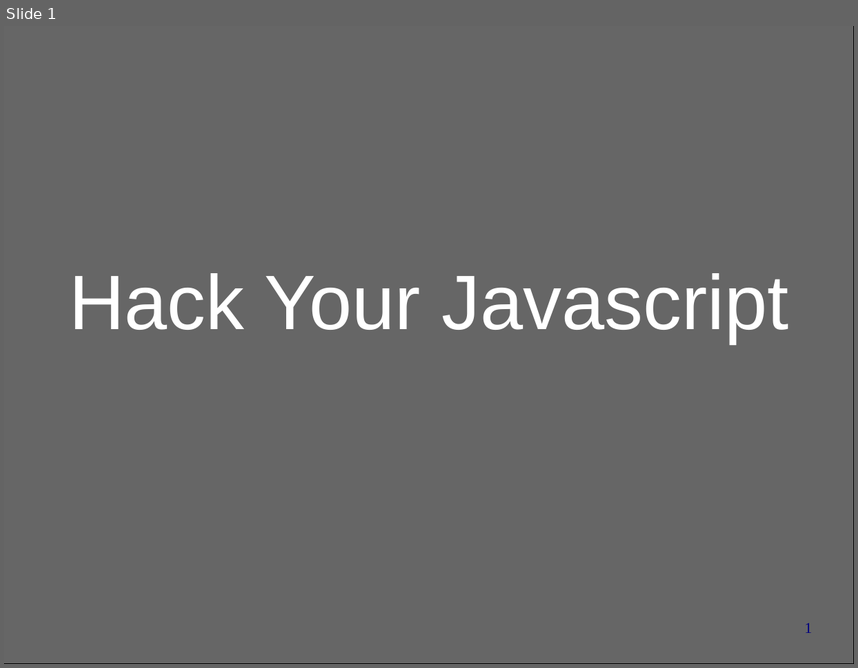
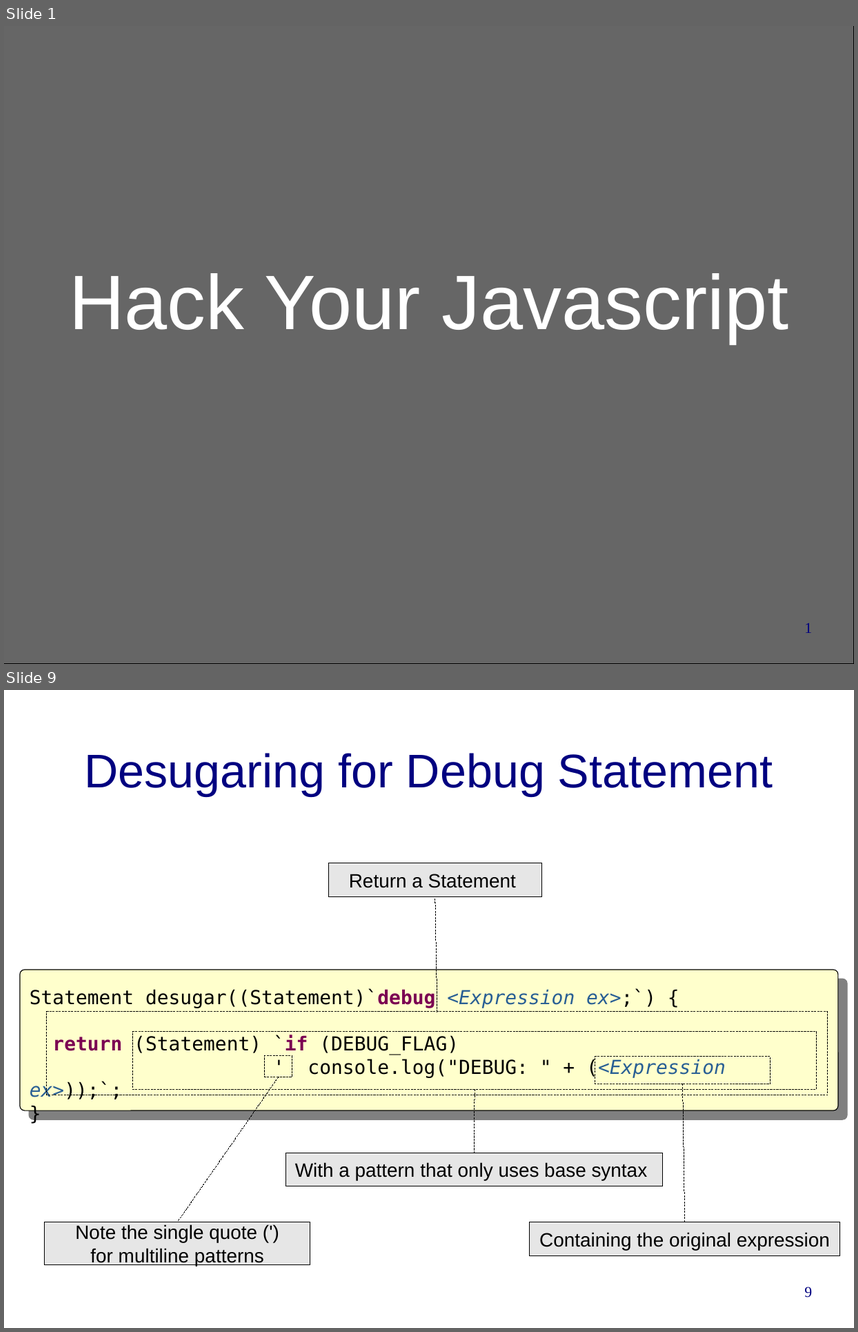
Before and after one commit to cwi-swat/rascal-course-pldi-2015, a slide deck: presentations/HackYourJavascript.odp. Shown one above the other, each under a label of ours: slide 1 before the commit, slides 1 and 9 after it; the slides between them are not shown. The pictures are 858x668 and 858x1332 pixels, drawn with LibreOffice and Linux fonts; fonts in the diff are those of the drawing; background and template pictures are left out. Boxes give left, top, right and bottom in pixels: in the first picture for what was removed or moved away, otherwise in the second. Text is boxed around its words. In the diff, an @@ line names an element or a change of style, - is before the commit and + after.

```diff
--- a/presentations/HackYourJavascript.odp
+++ b/presentations/HackYourJavascript.odp
@@ slide 9 added at (4, 690, 854, 1328), background #FFFFFF @@
@@ title added at (84, 753, 773, 796), 44 pt, text #000080 @@
+Desugaring for Debug Statement
@@ rectangle added at (329, 862, 542, 897), fill #E6E6E6, outline #000000 0 pt, 18 pt, text #000000 @@
+Return a Statement
@@ line added from (437, 1012) to (435, 897), #000000 0 pt @@
@@ rounded rectangle added at (20, 969, 839, 1110), fill #FFFFCC, outline #000000 0.74 pt @@
@@ text added at (30, 989, 726, 1099), 18 pt, text #000000 @@
+Statement desugar((Statement)`debug <Expression ex>;`) {
+return (Statement) `if (DEBUG_FLAG)
+' console.log("DEBUG: " + (<Expression ex>));`;
+}
@@ rectangle added at (46, 1012, 828, 1095), outline #000000 0 pt @@
@@ rectangle added at (133, 1031, 817, 1089), outline #000000 0 pt @@
@@ rectangle added at (265, 1056, 292, 1076), outline #000000 0 pt @@
@@ rectangle added at (595, 1056, 771, 1083), outline #000000 0 pt @@
@@ line added from (279, 1076) to (178, 1221), #000000 0 pt @@
@@ line added from (475, 1090) to (474, 1153), #000000 0 pt @@
@@ line added from (683, 1084) to (685, 1221), #000000 0 pt @@
@@ rectangle added at (286, 1152, 663, 1186), fill #E6E6E6, outline #000000 0 pt, 18 pt, text #000000 @@
+With a pattern that only uses base syntax
@@ rectangle added at (45, 1221, 310, 1264), fill #E6E6E6, outline #000000 0 pt, 18 pt, text #000000 @@
+Note the single quote (')
+for multiline patterns
@@ rectangle added at (529, 1221, 840, 1255), fill #E6E6E6, outline #000000 0 pt, 18 pt, text #000000 @@
+Containing the original expression
@@ page number added at (804, 1286, 812, 1297), 14 pt, text #000080 @@
+9
```
Also in this commit, not shown: 7 other slides added.
